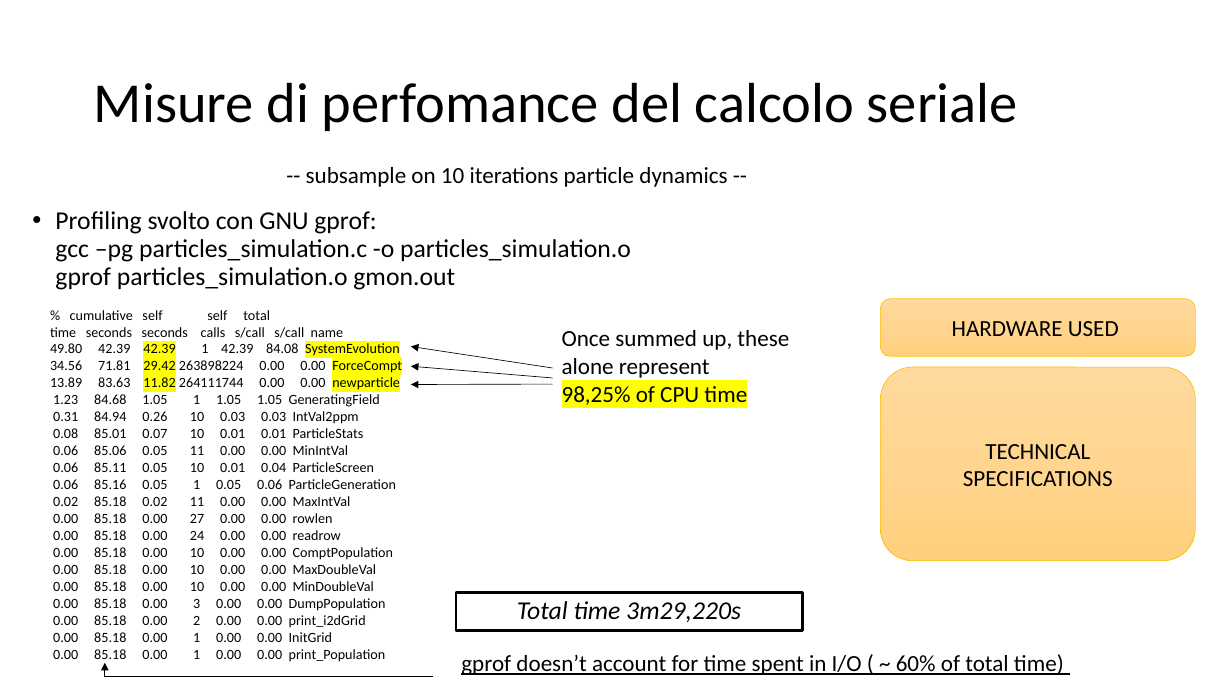
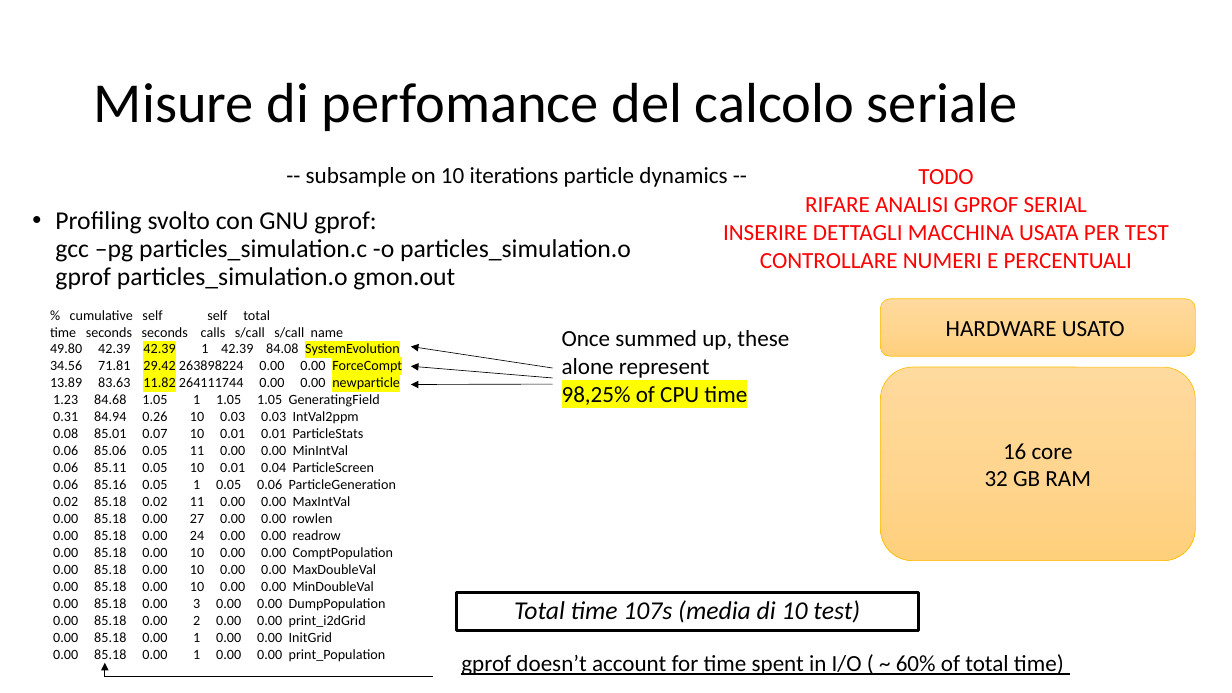
Before and after one commit to piepor/particles-simulation-parallel, a slide deck: slide 5 of presentazione/presentazione.pptx. Drawn at 1232x693 pixels with LibreOffice and Linux fonts; fonts in the diff are those of the drawing. Boxes give left, top, right and bottom in pixels: in the first picture for what was removed or moved away, otherwise in the second. Text is boxed around its words. In the diff, an @@ line names an element or a change of style, - is before the commit and + after.

```diff
--- a/presentazione/presentazione.pptx
+++ b/presentazione/presentazione.pptx
@@ text added at bbox=[723, 169, 1169, 268], 18 pt, text #FF0000 @@
+TODO
+RIFARE ANALISI GPROF SERIAL
+INSERIRE DETTAGLI MACCHINA USATA PER TEST
+CONTROLLARE NUMERI E PERCENTUALI
@@ text in rounded rectangle at bbox=[946, 321, 1125, 336]: text changed @@
-HARDWARE USED
+HARDWARE USATO
@@ text in rounded rectangle at bbox=[985, 443, 1091, 486]: text changed @@
-TECHNICAL
-SPECIFICATIONS
+16 core
+32 GB RAM
@@ rectangle "Total time 107s (media di ...": place and size @@
-rectangle "Total time 107s (media di ..." at bbox=[457, 593, 803, 630]
+rectangle "Total time 107s (media di ..." at bbox=[457, 593, 920, 630]
@@ text in rectangle at bbox=[514, 600, 860, 623]: text changed @@
-Total time 3m29,220s
+Total time 107s (media di 10 test)
```
Also in this commit, not shown: 6 other slides changed, 2 slides added, 6 slides removed, 1 other file.
